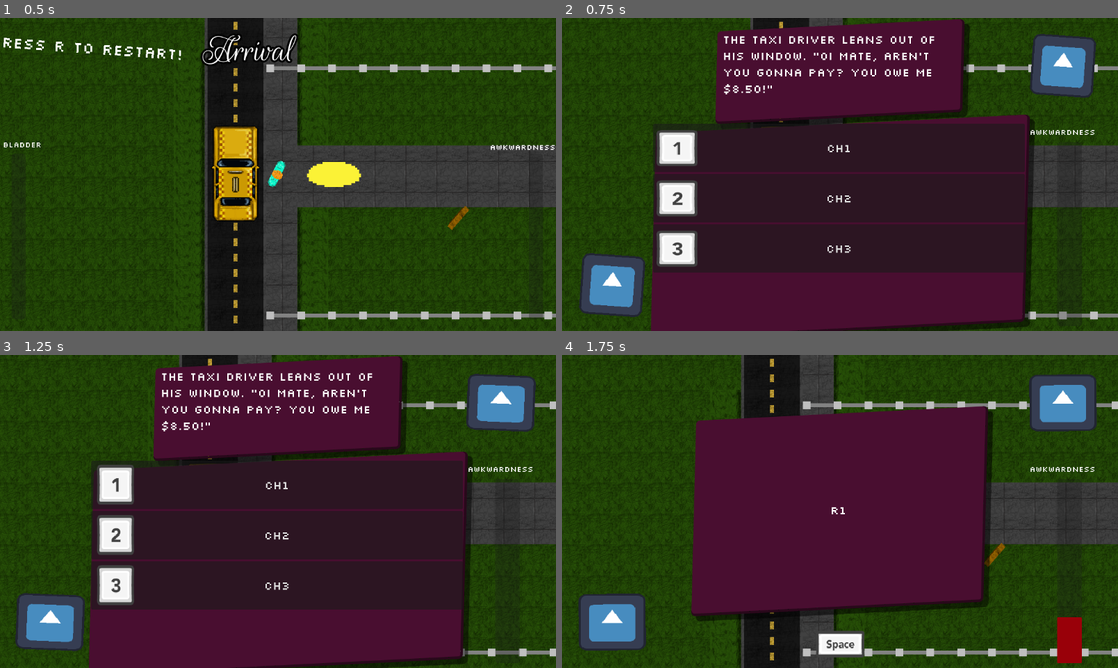
Above: before the commit, frames 1-4 (two rows, left to right).
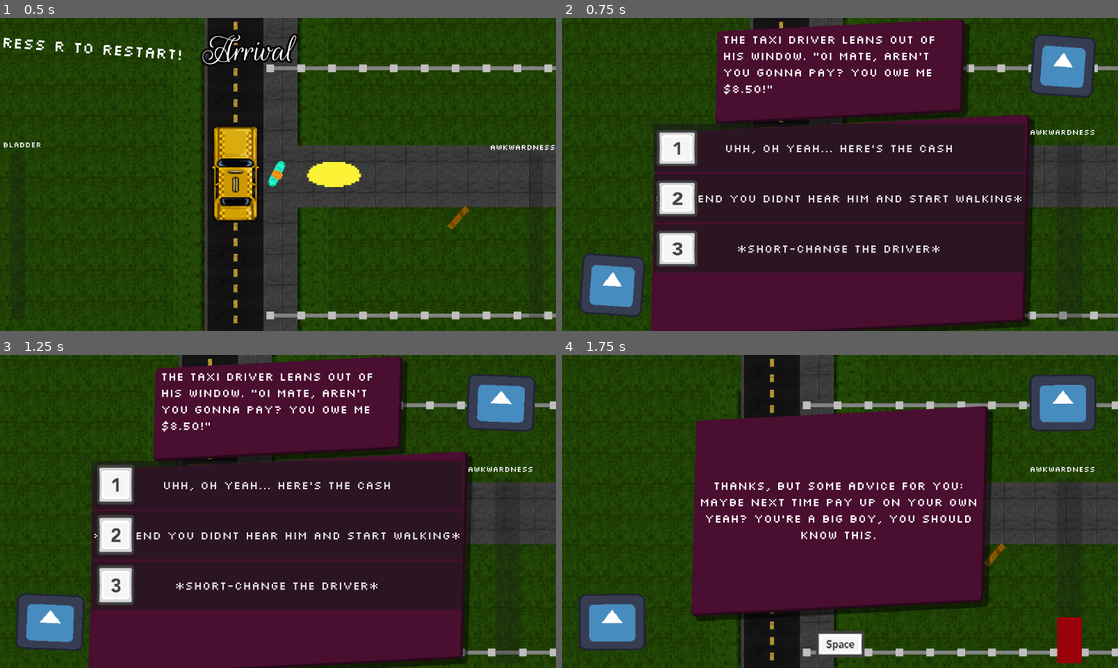
Above: after the commit, the same moments.

Repository: Jibby-Games/PizzaJam11
Game: Godot game, scene res://levels/PartyGame/arrival.tscn
Two runs of this game, one before a commit and one after it. Both use one fixed random seed, a clock stepped at 60 frames per second and the inputs below. This scene is started directly instead of the project's main scene. The engine's default icon, where the game draws it, is replaced by a stand-in: a white triangle on a blue panel in a dark square.
Inputs (mouse positions are in pixels of both pictures, inside the frame that each line leads up to):
- Up to frame 1 (0.5 s): no input
- Up to frame 2 (0.75 s): tap R (restart) at 0.5 s; move the mouse to (962, 158) at 0.52 s; press the mouse at (962, 158) at 0.53 s; hold D (right) from 0.53 s (still down)
- Up to frame 3 (1.25 s): keep holding D (right); tap Enter (ui_accept) at 0.77 s
- Up to frame 4 (1.75 s): release D (right) at 1.25 s; release the mouse at (962, 495) at 1.25 s; click "Ch1" (after the commit: "Uhh, oh yeah... here's the ca…") at 1.25 s

Frame 1 is identical in both runs. In frame 2, 1.3% of the frame differs, in the area x 17-83%, y 40-76%; in frame 3, 1.3%; in frame 4, 1.5%, in the area x 25-75%, y 40-59%.

Commit message:
Add some dialogue to arrival scene

Diff:
--- a/levels/PartyGame/arrival.tscn
+++ b/levels/PartyGame/arrival.tscn
@@ -19,14 +19,14 @@
 [sub_resource type="Resource" id="Resource_opc2h"]
 script = ExtResource("6_w5s4t")
 event_text = "The taxi driver leans out of his window. \"Oi mate, aren't you gonna pay? You owe me $8.50!\""
-choice1 = "Ch1"
-response1 = "R1"
+choice1 = "Uhh, oh yeah... here's the cash"
+response1 = "Thanks, but some advice for you: maybe next time pay up on your own yeah? You're a big boy, you should know this."
 awkardness1 = 25
-choice2 = "Ch2"
-response2 = "R2"
+choice2 = "*Pretend you didnt hear him and start walking*"
+response2 = "Hey! Get back here! Fucking kids these days..."
 awkardness2 = 25
-choice3 = "Ch3"
-response3 = "R3"
+choice3 = "*Short-change the driver*"
+response3 = "Thanks, man... Hey wait a minute, this isn't right, where's the rest?"
 awkardness3 = 25
 
 [node name="Level" instance=ExtResource("1_kqbam")]
@@ -88,7 +88,6 @@
 [node name="CollisionShape2D" parent="InnerThought/Area2D" index="0"]
 position = Vector2(40.1662, 980.343)
 rotation = -0.0372711
-scale = Vector2(1, 1)
 
 [node name="AwkwardTrigger" parent="." index="9" instance=ExtResource("5_2ljc3")]
 position = Vector2(134, 127)
